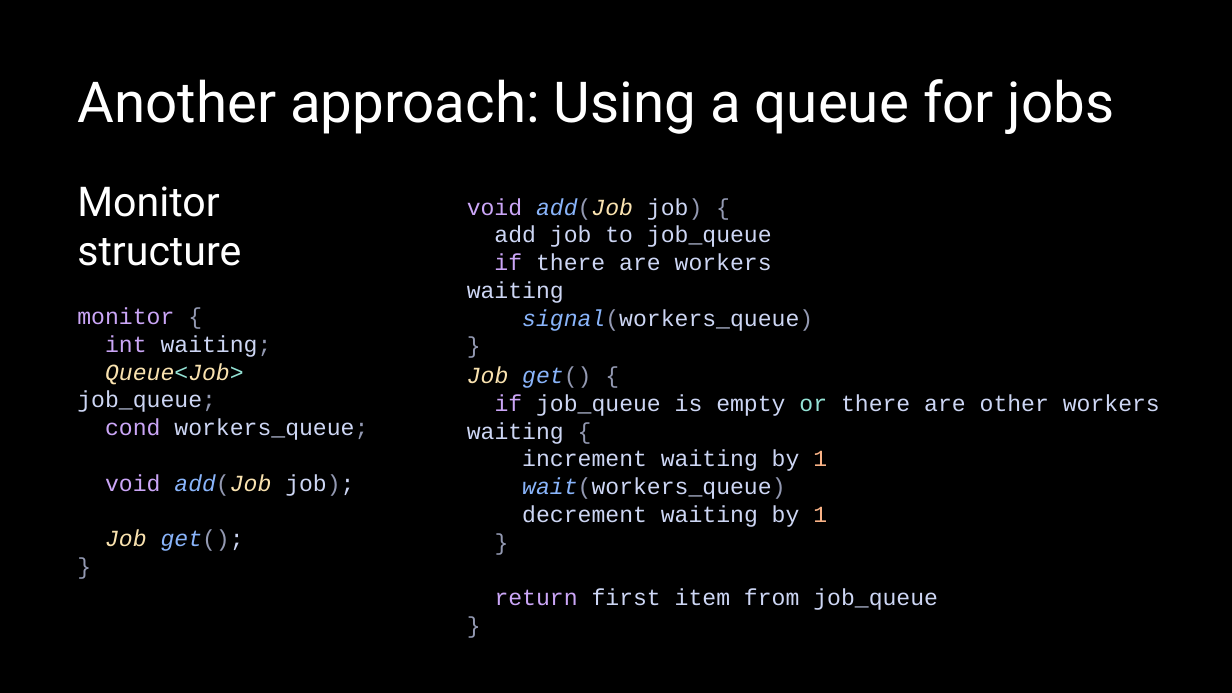
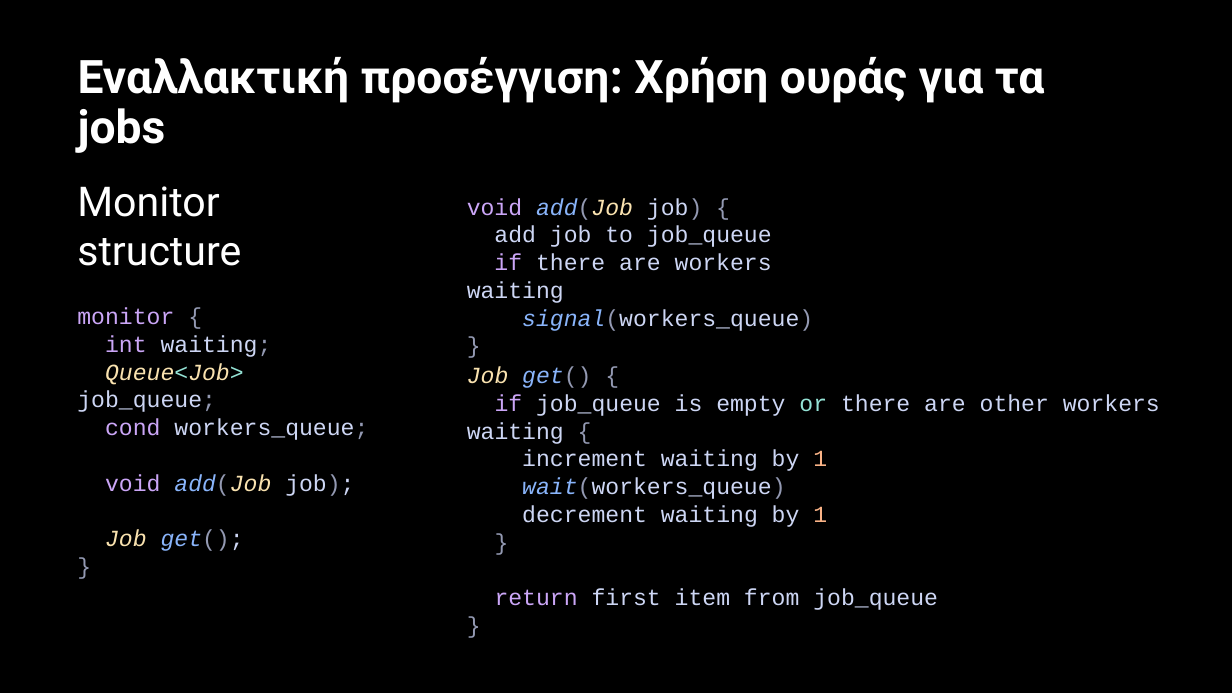
Before and after one commit to ACrispyCookie/ECE321-Concurrent-Programming, a slide deck: slide 13 of Project3/G9-3.pptx (slide 6 before the commit). Drawn at 1232x693 pixels with LibreOffice and Linux fonts; fonts in the diff are those of the drawing. Boxes give left, top, right and bottom in pixels: in the first picture for what was removed or moved away, otherwise in the second. Text is boxed around its words. In the diff, an @@ line names an element or a change of style, - is before the commit and + after.

```diff
--- a/Project3/G9-3.pptx
+++ b/Project3/G9-3.pptx
@@ title at (x1=78, y1=57, x2=1045, y2=153): text changed; size 44 to 36 pt; bold on @@
-Another approach: Using a queue for jobs
+Εναλλακτική προσέγγιση: Χρήση ουράς για τα jobs
```
Also in this commit, not shown: 4 other slides changed, 35 slides added, 25 other files.
